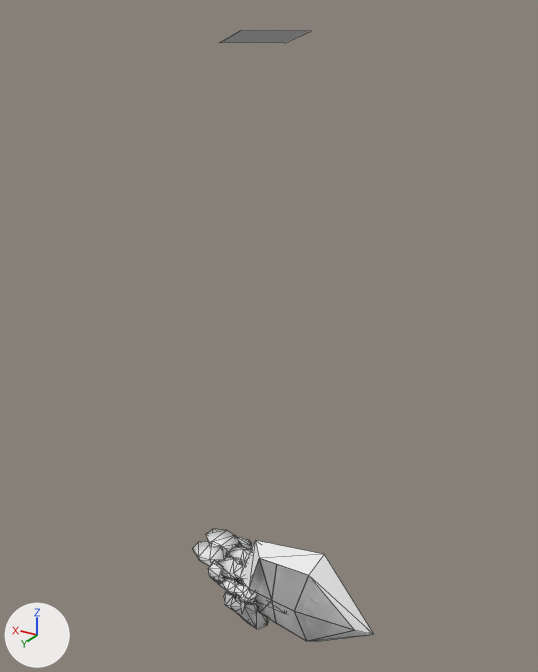
Renders of the Blender file Neo_Link_Example/Neo_Link_Child.blend from each side of a commit.
One viewpoint serves both versions: a 50 mm camera at (-6.18, 11.55, 11.69) aimed at (1.14, -0.66, 5.59). The axes (+X, +Y, +Z) are drawn at lower left. The lights are the same throughout. Mesh edges are drawn as thin lines. Materials are left out; every surface is plain grey.

Before the edit, the objects in view are built like this:
```python
ob_crosshair = bpy.data.objects.new('Crosshair', me_me_06012068_001)
ob_crosshair.location = (0.0, 0.0, 0.0)
ob_crosshair.scale = (0.048, 0.048, 0.048)
ob_riggedmesh = bpy.data.objects.new('riggedmesh', me_me_060082a0)
ob_riggedmesh.location = (0.0, 0.0, 0.0)
ob_shield_3 = bpy.data.objects.new('Shield.3', me_me_06019048_007)
ob_shield_3.location = (0.0, 0.0, 0.0)
```
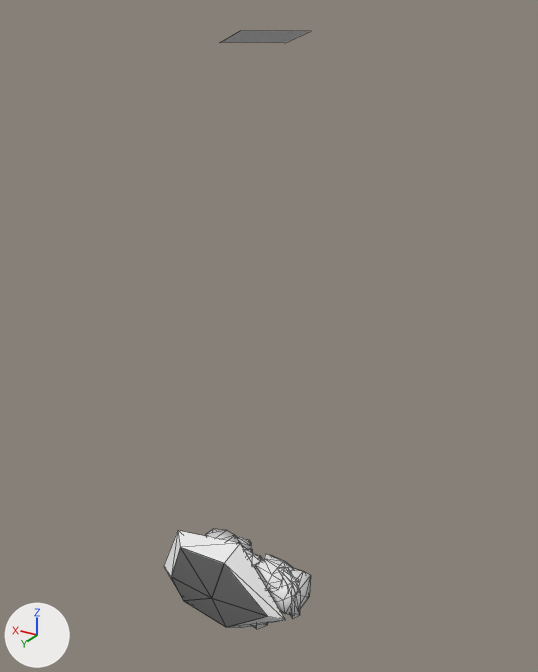
Pixel boxes (x1, y1, x2, y2) of what changed, in the pictures (538 x 672 px; the box of a moved part takes in the faces that stretch with it):
'Shield.3', reshaped (8% narrower)
    before: (241, 540, 374, 642)
    after: (164, 530, 286, 628)
part 1 of me_me_06019048_007, moved or reshaped
    before: (311, 631, 372, 642)
    after: (226, 616, 286, 628)
part 2 of me_me_06019048_007, moved or reshaped
    before: (241, 541, 259, 589)
    after: (164, 530, 180, 576)
part 3 of me_me_06019048_007, moved or reshaped
    before: (309, 554, 374, 635)
    after: (224, 544, 285, 620)
part 4 of me_me_06019048_007, moved or reshaped
    before: (255, 540, 324, 575)
    after: (178, 530, 240, 563)
part 5 of me_me_06019048_007, deleted
    before: (249, 558, 355, 641)
part 6 of me_me_06019048_007, added
    after: (171, 548, 267, 627)

What the commit changed:
me_me_06019048_007 is used by ob_shield_3; location (0.0, 0.0, 0.0).
me_me_06019048_007 had 58 vertices, 38 faces and spanned x -2.01..1.31, y -0.01..0.63, z -1.28..1.16.
me_me_06019048_007 now has 52 vertices, 34 faces and spans x -0.14..3.18, y 0.39..1.05, z -1.48..0.97.
me_me_06019048_007 part 1: the loose piece of 4 vertices spanning x -2.01..-0.48, y -0.01..0.46, z -1.28..-0.06 is moved by (1.87, 0.42, -0.2).
me_me_06019048_007 part 2: the loose piece of 4 vertices spanning x 0.78..1.31, y 0.09..0.55, z -0.06..0.92 is moved by (1.87, 0.42, -0.2).
me_me_06019048_007 part 3: the loose piece of 4 vertices spanning x -2.01..-0.48, y -0.01..0.46, z -0.06..1.16 is moved by (1.87, 0.42, -0.2).
me_me_06019048_007 part 4: the loose piece of 4 vertices spanning x -0.62..1.05, y -0.01..0.42, z 0.72..1.16 is moved by (1.87, 0.42, -0.2).
me_me_06019048_007 part 5: the loose piece of 10 vertices spanning x -1.61..0.94, y 0.36..0.63, z -0.98..0.86 is deleted.
Part 6, on me_me_06019048_007:
14 vertices are added at x 0.26..2.81, y 0.77..1.05, z -1.17..0.66.
12 new faces join them.
